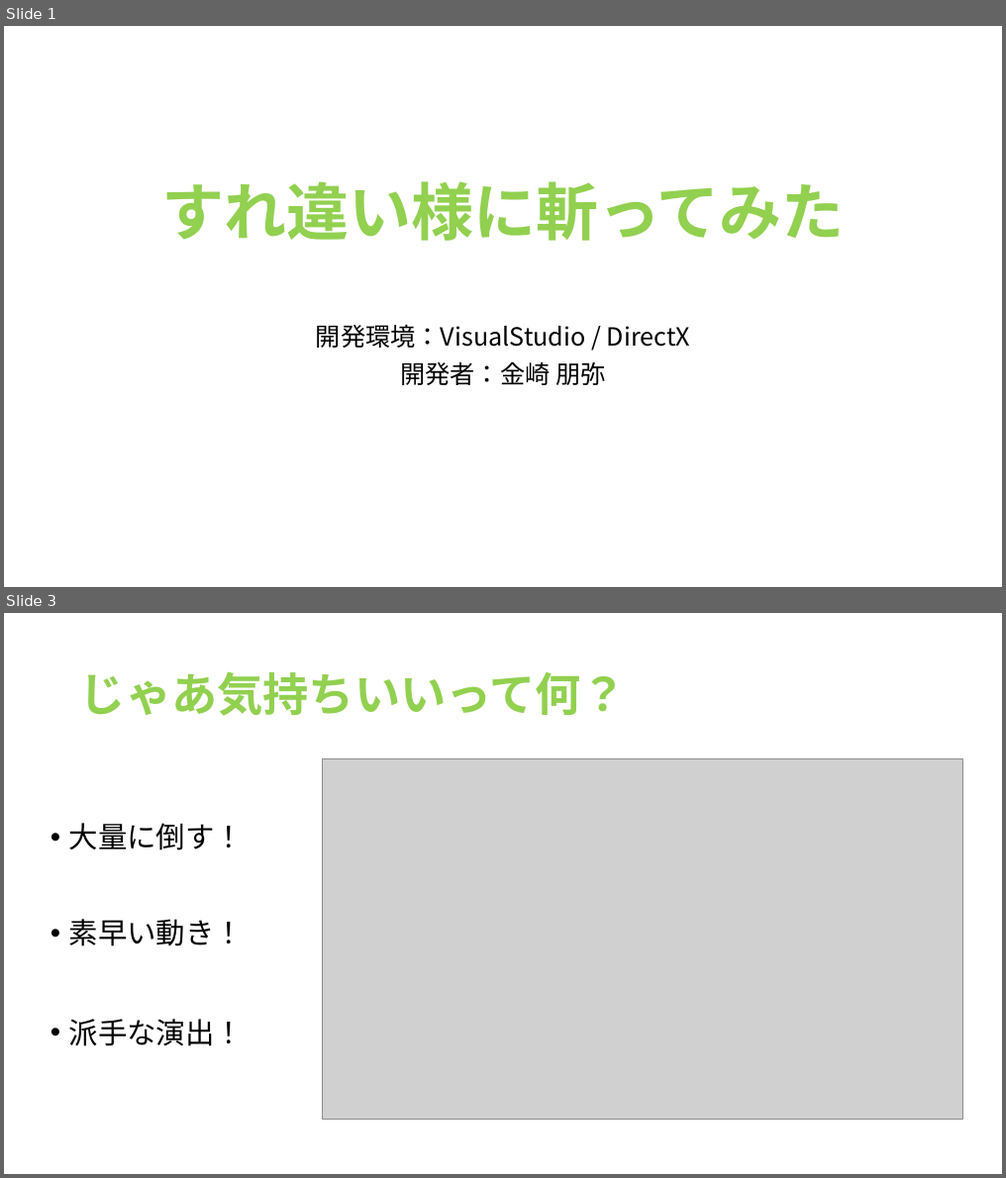
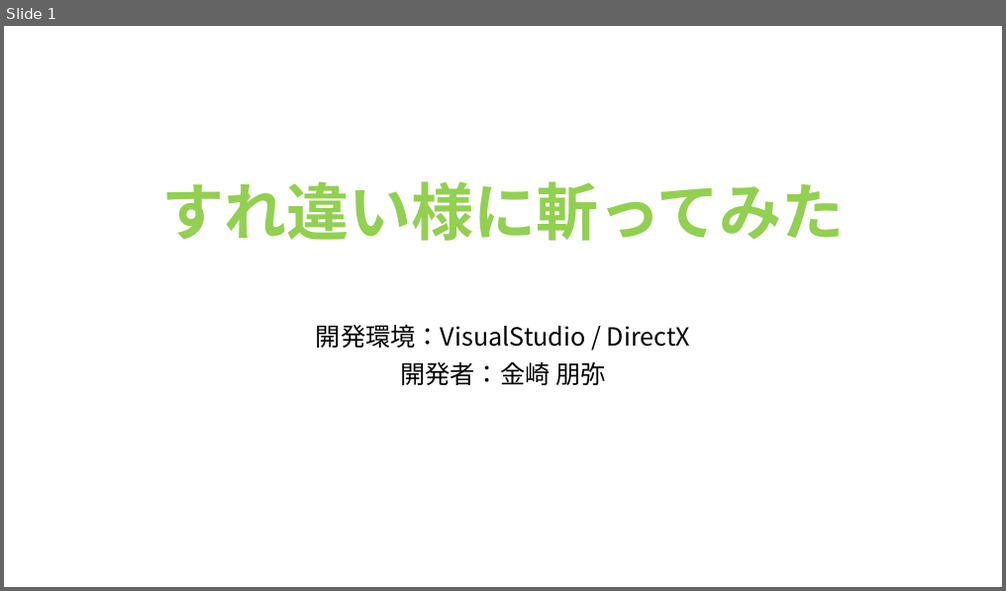
Before and after one commit to TomoyaKanazaki/Act_OneMonth, a slide deck: 企画系資料/企画書.pptx. Shown one above the other, each under a label of ours: slides 1 and 3 before the commit, slide 1 after it; the slides between them are not shown. The pictures are 1006x1178 and 1006x591 pixels, drawn with LibreOffice and Linux fonts; fonts in the diff are those of the drawing; grey boxes stand for pictures. Boxes give left, top, right and bottom in pixels: in the first picture for what was removed or moved away, otherwise in the second. Text is boxed around its words. In the diff, an @@ line names an element or a change of style, - is before the commit and + after.

```diff
--- a/企画系資料/企画書.pptx
+++ b/企画系資料/企画書.pptx
@@ slide 3 removed at box(4, 613, 1002, 1174), background #FFFFFF @@
@@ title removed at box(80, 671, 627, 716) @@
-じゃあ気持ちいいって何？
@@ picture removed at box(322, 759, 963, 1120) @@
@@ text removed at box(69, 823, 244, 851) @@
-• 大量に倒す！
@@ text removed at box(69, 919, 244, 947) @@
-• 素早い動き！
@@ text removed at box(69, 1019, 244, 1047) @@
-• 派手な演出！
```
Also in this commit, not shown: 1 slide changed, 3 slides added, 4 other slides removed, 28 other files.
